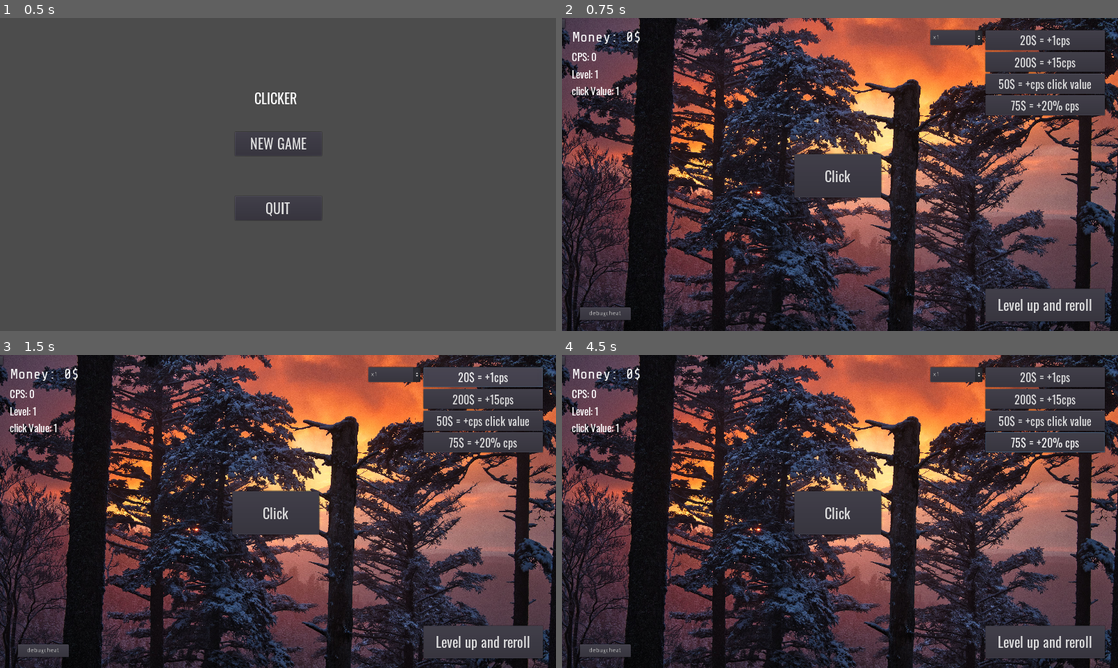
Above: before the commit, frames 1-4 (two rows, left to right).
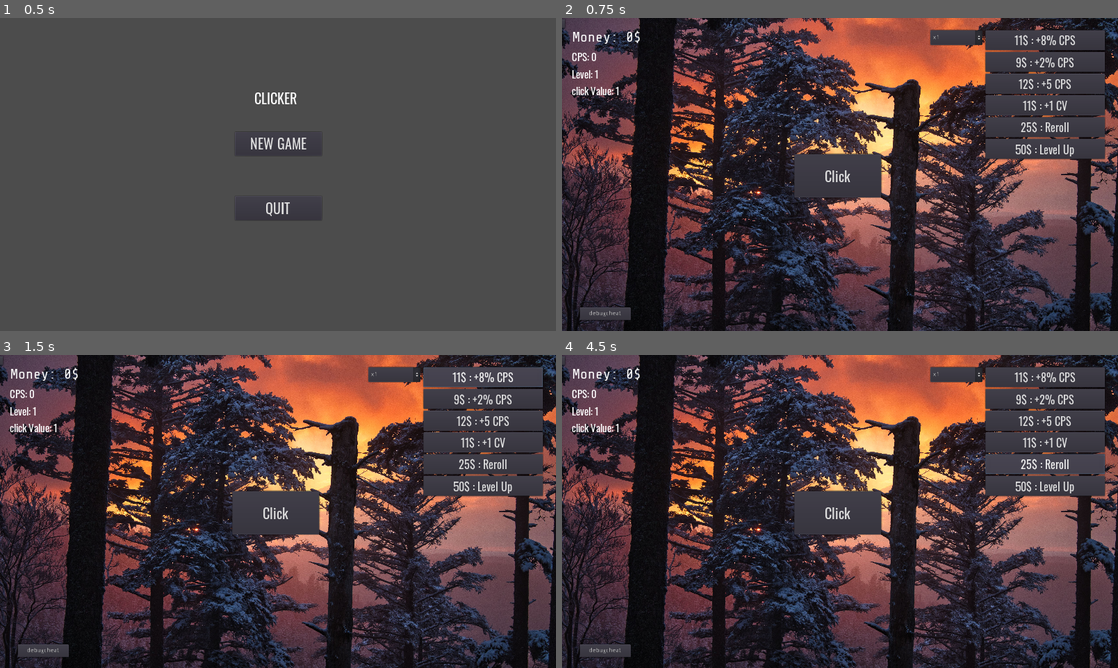
Above: after the commit, the same moments.

Repository: Seliaste/BadClickerProject
Game: Godot game, scene res://mainMenu/mainMenu.tscn
The game is run twice, just before and just after one commit, with the same random seed, the same clock (stepped at 60 frames per second) and the same inputs.
Inputs (mouse positions are in pixels of both pictures, inside the frame that each line leads up to):
- Up to frame 1 (0.5 s): no input
- Up to frame 2 (0.75 s): click "NEW GAME" at 0.5 s
- Up to frame 3 (1.5 s): click "20$ = +1cps" (after the commit: "11$ : +8% CPS") at 1.25 s
- Up to frame 4 (4.5 s): click "200$ = +15cps" (after the commit: "9$ : +2% CPS") at 2 s; click "50$ = +cps click value" (after the commit: "12$ : +5 CPS") at 2.75 s; click "75$ = +20% cps" (after the commit: "11$ : +1 CV") at 3.5 s; click (1045, 464) at 4.25 s, where only the run after the commit has a clickable "25$ : Reroll"

Frame 1 is identical in both runs. In frame 2, 5.2% of the frame differs, in the area x 76-98%, y 5-98%; in frame 3, 5.2%; in frame 4, 5.4%.

Commit message:
Added RNG buttons

Diff:
--- a/gameScene.tscn
+++ b/gameScene.tscn
@@ -8,6 +8,7 @@
 [ext_resource path="res://font/ShareTechMono-Regular.ttf" type="DynamicFontData" id=6]
 [ext_resource path="res://player/SavePannelScript.gd" type="Script" id=7]
 [ext_resource path="res://gameScene.gd" type="Script" id=8]
+[ext_resource path="res://player/buttonManagementScript.gd" type="Script" id=9]
 
 [sub_resource type="DynamicFont" id=1]
 size = 27
@@ -65,36 +66,54 @@
 margin_top = 25.0
 margin_right = -25.0
 margin_bottom = -25.0
-__meta__ = {
-"_edit_use_anchors_": false
-}
-
-[node name="BuyButton" type="Button" parent="mainPanel/buyContainer"]
+script = ExtResource( 9 )
+__meta__ = {
+"_edit_use_anchors_": false
+}
+
+[node name="BuyButton1" type="Button" parent="mainPanel/buyContainer"]
 margin_right = 275.0
 margin_bottom = 47.0
 custom_fonts/font = SubResource( 1 )
-text = "20$ = +1cps"
+text = "button1"
 
 [node name="BuyButton2" type="Button" parent="mainPanel/buyContainer"]
 margin_top = 51.0
 margin_right = 275.0
 margin_bottom = 98.0
 custom_fonts/font = SubResource( 2 )
-text = "200$ = +15cps"
+text = "button2"
 
 [node name="BuyButton3" type="Button" parent="mainPanel/buyContainer"]
 margin_top = 102.0
 margin_right = 275.0
 margin_bottom = 149.0
 custom_fonts/font = SubResource( 2 )
-text = "50$ = +cps click value"
+text = "button3"
 
 [node name="BuyButton4" type="Button" parent="mainPanel/buyContainer"]
 margin_top = 153.0
 margin_right = 275.0
 margin_bottom = 200.0
 custom_fonts/font = SubResource( 2 )
-text = "75$ = +20% cps"
+text = "button4"
+
+[node name="Reroll" type="Button" parent="mainPanel/buyContainer"]
+margin_top = 204.0
+margin_right = 275.0
+margin_bottom = 251.0
+custom_fonts/font = SubResource( 2 )
+text = "25$ : Reroll"
+
+[node name="LevelUp" type="Button" parent="mainPanel/buyContainer"]
+margin_top = 255.0
+margin_right = 275.0
+margin_bottom = 302.0
+custom_fonts/font = SubResource( 2 )
+text = "50$ : Level Up"
+__meta__ = {
+"_edit_use_anchors_": false
+}
 
 [node name="OptionButton" type="OptionButton" parent="mainPanel"]
 anchor_left = 1.0
@@ -110,18 +129,6 @@
 "_edit_use_anchors_": false
 }
 
-[node name="LevelUpButton" type="Button" parent="mainPanel"]
-anchor_left = 1.0
-anchor_top = 1.0
-anchor_right = 1.0
-anchor_bottom = 1.0
-margin_left = -300.0
-margin_top = -100.0
-margin_right = -25.0
-margin_bottom = -25.0
-custom_fonts/font = ExtResource( 1 )
-text = "Level up and reroll"
-
 [node name="AudioStreamPlayer" type="AudioStreamPlayer" parent="mainPanel"]
 stream = ExtResource( 3 )
 volume_db = -80.0
@@ -226,11 +233,12 @@
 "_edit_use_anchors_": false
 }
 [connection signal="pressed" from="mainPanel/clickButton" to="Player" method="_on_Button_pressed"]
-[connection signal="pressed" from="mainPanel/buyContainer/BuyButton" to="Player" method="_on_BuyButton_pressed"]
+[connection signal="pressed" from="mainPanel/buyContainer/BuyButton1" to="Player" method="_on_BuyButton_pressed"]
 [connection signal="pressed" from="mainPanel/buyContainer/BuyButton2" to="Player" method="_on_BuyButton2_pressed"]
 [connection signal="pressed" from="mainPanel/buyContainer/BuyButton3" to="Player" method="_on_BuyButton3_pressed"]
 [connection signal="pressed" from="mainPanel/buyContainer/BuyButton4" to="Player" method="_on_BuyButton4_pressed"]
-[connection signal="pressed" from="mainPanel/LevelUpButton" to="Player" method="_on_LevelUpButton_pressed"]
+[connection signal="pressed" from="mainPanel/buyContainer/Reroll" to="mainPanel/buyContainer" method="_on_Reroll_pressed"]
+[connection signal="pressed" from="mainPanel/buyContainer/LevelUp" to="Player" method="_on_LevelUp_pressed"]
 [connection signal="pressed" from="SavePannel/Exit" to="SavePannel" method="_on_Exit_pressed"]
 [connection signal="pressed" from="SavePannel/Save" to="SavePannel" method="_on_Save_pressed"]
 [connection signal="pressed" from="SavePannel/Return" to="SavePannel" method="_on_Return_pressed"]
--- a/player/Player.gd
+++ b/player/Player.gd
@@ -11,8 +11,9 @@
 var moneyLabel = "-"
 var timePlayed = 0
 const MAX_DIGITS: int = 10
-
-
+var newLevelCost: int = 50
+const q = 1.2
+onready var buyContainer = get_node("/root/Node2D/mainPanel/buyContainer")
 func save():
 	var save_dict = {
 		"filename" : get_filename(),
@@ -36,7 +37,7 @@
 				rawcps+=amount*multiplier
 				return true
 			"cpsMultiplier":
-				cpsMultiplier+=amount*multiplier
+				cpsMultiplier+=amount/100*multiplier
 				return true
 			"clickValue":
 				clickValue+=amount*multiplier
@@ -79,23 +80,37 @@
 
 
 func _on_BuyButton_pressed():
-	Upgrade(20,"rawcps",1)
+	Upgrade(buyContainer.buttonParameters[0][0],buyContainer.buttonParameters[0][1],buyContainer.buttonParameters[0][2])
 
 func _on_BuyButton2_pressed():
-	Upgrade(200,"rawcps",15)
+	Upgrade(buyContainer.buttonParameters[1][0],buyContainer.buttonParameters[1][1],buyContainer.buttonParameters[1][2])
 
 
 func _on_BuyButton3_pressed():
-	Upgrade(50,"clickValue",rawcps)
+	Upgrade(buyContainer.buttonParameters[2][0],buyContainer.buttonParameters[2][1],buyContainer.buttonParameters[2][2])
 
 
 func _on_BuyButton4_pressed():
-	Upgrade(75,"cpsMultiplier",0.2)
+	Upgrade(buyContainer.buttonParameters[3][0],buyContainer.buttonParameters[3][1],buyContainer.buttonParameters[3][2])
 
 
-func _on_LevelUpButton_pressed():
-	pass # Replace with function body.
 
 
 func _on_DebugButton_pressed():
-	money += 10000000
+		money += 10000000
+
+
+func _on_LevelUp_pressed():
+	var multiplier = get_node("../mainPanel/OptionButton").get_selected_id()
+	var moneyToPay = 0
+	for _i in range(0,multiplier):
+		moneyToPay += newLevelCost
+		newLevelCost *= q
+	if moneyToPay <= money:
+		level += multiplier
+		money -= moneyToPay
+	else:
+		for _i in range(0,multiplier):
+			newLevelCost/=q
+	get_node("/root/Node2D/mainPanel/buyContainer/LevelUp").text = str(newLevelCost)+"$ : Level Up"
+	get_node("/root/Node2D/mainPanel/buyContainer/Reroll").text = str(newLevelCost/2)+"$ : Reroll"
--- /dev/null
+++ b/player/buttonManagementScript.gd
@@ -0,0 +1,39 @@
+extends Container
+
+
+# Declare member variables here. Examples:
+# var a = 2
+# var b = "text"
+const buttonTypes = ["cpsMultiplier","rawcps","clickValue"]
+const messages = {"cpsMultiplier": "% CPS", "rawcps": " CPS", "clickValue": " CV"}
+const baseVals = {"cpsMultiplier":2 , "rawcps": 1 , "clickValue": 1}
+var buttonParameters = [[],[],[],[],]
+var rng = RandomNumberGenerator.new()
+var rerollCost =25
+onready var player = get_node("/root/Node2D/Player")
+
+
+# Called when the node enters the scene tree for the first time.
+func _ready():
+	if player.level == 1:
+		Reroll()
+
+
+
+func _on_Reroll_pressed():
+	if rerollCost <= player.money:
+		player.money -= rerollCost
+		Reroll()
+
+
+
+func Reroll():
+	var level = player.level
+	for i in range(4):
+		rng.randomize()
+		var rarity = rng.randi_range(0,3)+1
+		var type = buttonTypes[rng.randi_range(0,len(buttonTypes)-1)]
+		var cost = ceil(rng.randf_range(0.8,1.2)*10*level)
+		var val = ceil(rng.randf_range(0.8,1.2)*baseVals[type]*(rarity)*(level))
+		buttonParameters[i] = [cost,type,val,rarity]
+		get_node("/root/Node2D/mainPanel/buyContainer/BuyButton"+str(i+1)).set_text(str(cost)+"$ : +"+str(val)+str(messages[type]))
Not shown: 1 places in gameScene.tscn that only renumber resources
